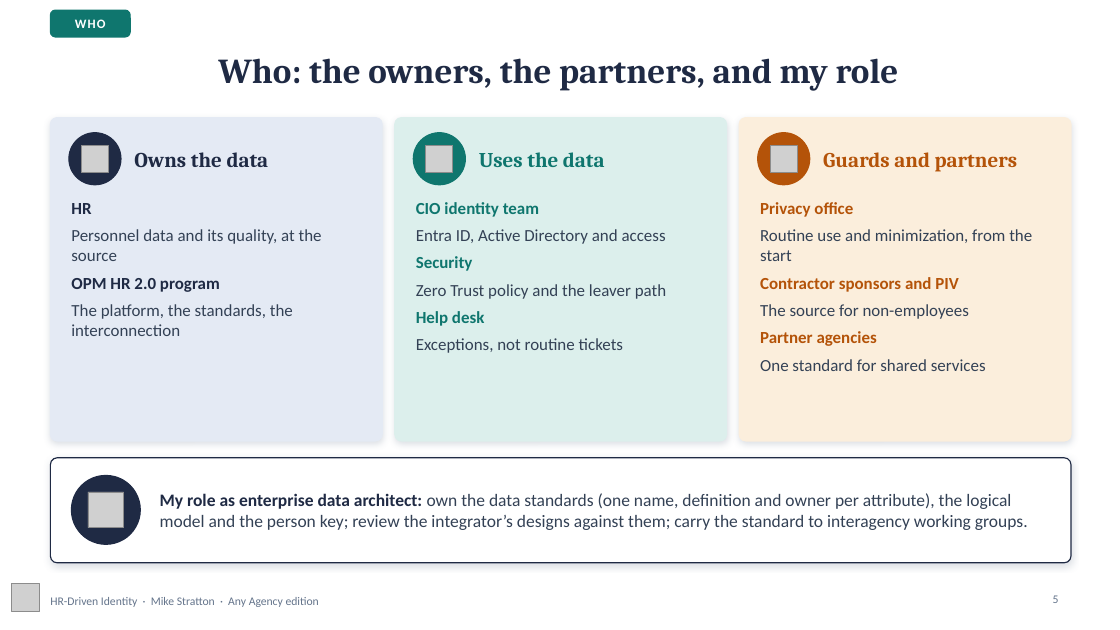
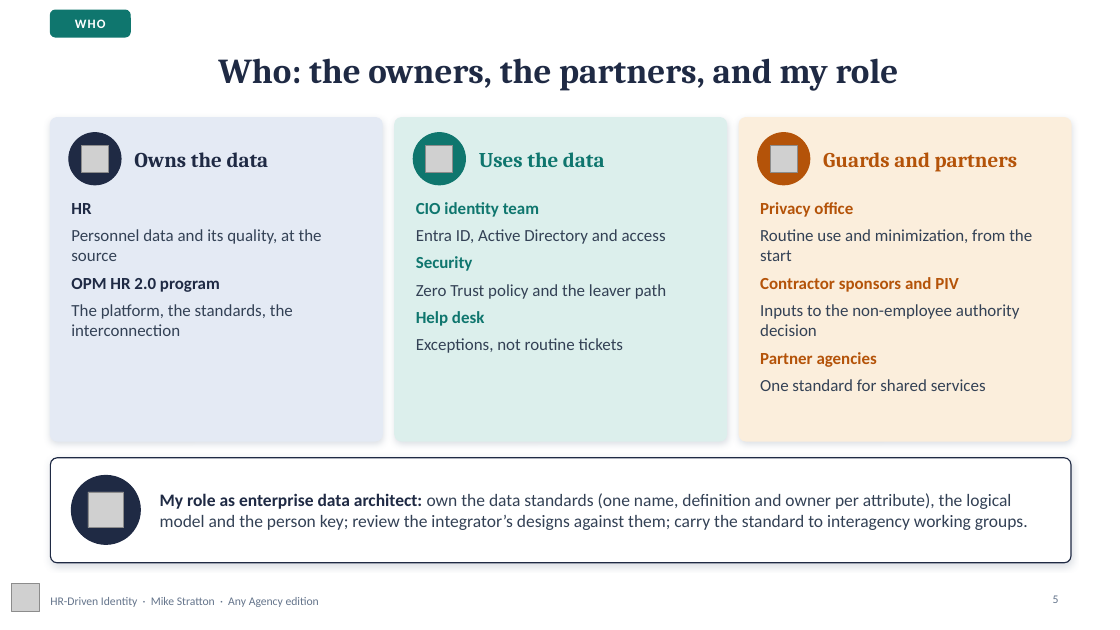
Before and after one commit to WhalerMike/modernization-workbook, a slide deck: slide 5 of presentations/hr-driven-identity-interview/HR_Driven_Identity_Exec_AnyAgency_Narrated.pptx. Drawn at 1120x630 pixels with LibreOffice and Linux fonts; fonts in the diff are those of the drawing; grey boxes stand for pictures; background and template pictures are left out. Boxes give left, top, right and bottom in pixels: in the first picture for what was removed or moved away, otherwise in the second. Text is boxed around its words. In the diff, an @@ line names an element or a change of style, - is before the commit and + after.

```diff
--- a/presentations/hr-driven-identity-interview/HR_Driven_Identity_Exec_AnyAgency_Narrated.pptx
+++ b/presentations/hr-driven-identity-interview/HR_Driven_Identity_Exec_AnyAgency_Narrated.pptx
@@ text at box(760, 304, 1020, 336): text changed @@
-The source for non-employees
+Inputs to the non-employee authority decision
```
Also in this commit, not shown: 5 other slides changed, 12 other files.
